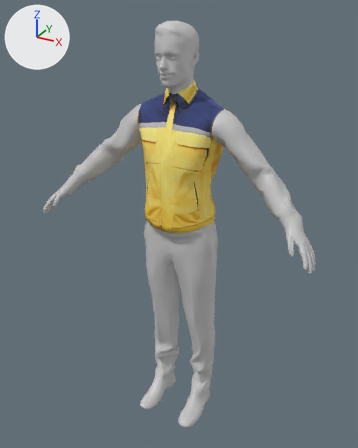
An edit to the FBX model Assets/Project/3D/LAN/角色02.FBX, drawn before and after from the same camera.
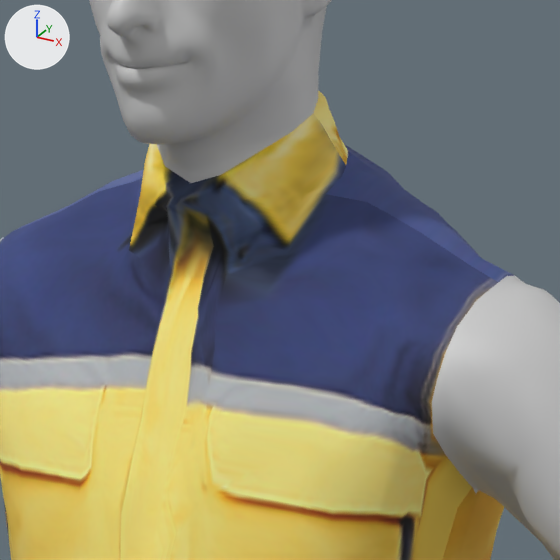
The first picture shows the older version from a 50 mm camera at (-0.717, -1.831, 1.903) aimed at (-1.719, -0.008, 0.992). The close-ups show both versions on the part from 40% to 65% of the width and 14% to 35% of the height of that picture. Every picture has the same lights, and +X, +Y and +Z are marked at upper left. Where no turn or scale is listed for an object, it has been applied to the vertices.

Names of what the first close-up shows: 'Eric'.
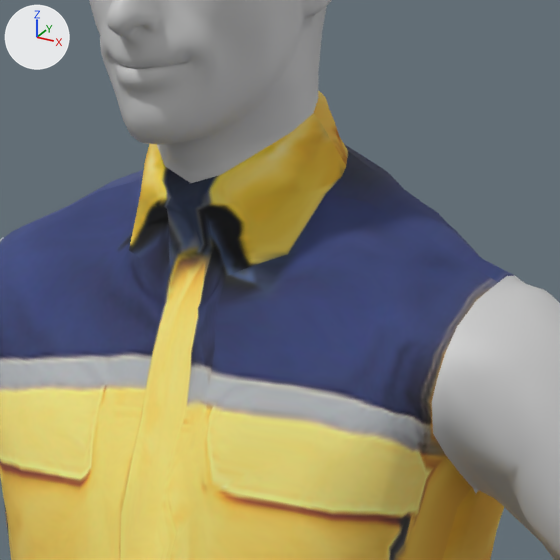
Patch to the scene script:
```diff
--- a/Assets/Project/3D/LAN/角色02.FBX.py
+++ b/Assets/Project/3D/LAN/角色02.FBX.py
@@ img_tb2eun_drflpufjy0fgxxbrbvxa___3085283712_jpg @@
+img_tb2eun_drflpufjy0fgxxbrbvxa___3085283712_jpg = load_image('TB2eUn_drFlpuFjy0FgXXbRBVXa_!!3085283712.jpg', '../../Texture/Eric/TB2eUn_drFlpuFjy0FgXXbRBVXa_!!3085283712.jpg', 790, 626, 'sRGB')
@@ mat_man_001 @@
 mat_man_001 = principled_material('man.001')
-mat_man_001.texture = img_tb2eun_drflpufjy0fgxxbrbvxa___3085283712_new_jpg
+mat_man_001.texture = img_tb2eun_drflpufjy0fgxxbrbvxa___3085283712_jpg
 mat_man_001.roughness = 0.859
@@ me_mesh @@
 me_mesh.from_pydata(...)  # 10353 vertices, 10560 faces; spans x -0.66..0.65, y -0.22..0.14, z 0.0..1.85
 # used by ob_eric; location = (-1.7074, 0.0, 0.0)
+# me_mesh part 1: texture (UV) coordinates of 111 of 10560 faces, centred in x -0.17..0.16, y -0.14..0.03, z 1.01..1.6, changed; they spanned u 0.56..0.92, v 0.26..0.76 and now span u 0.56..0.92, v 0.25..0.77
 me_mesh.materials.append(mat_man)
```

Boxes [x1, y1, x2, y2] around the edits, measured in the close-ups (560 x 560 px):
'Eric', surface changed: [0, 92, 512, 560] in both
part 1 of me_mesh, surface changed: [129, 125, 458, 560] in both
